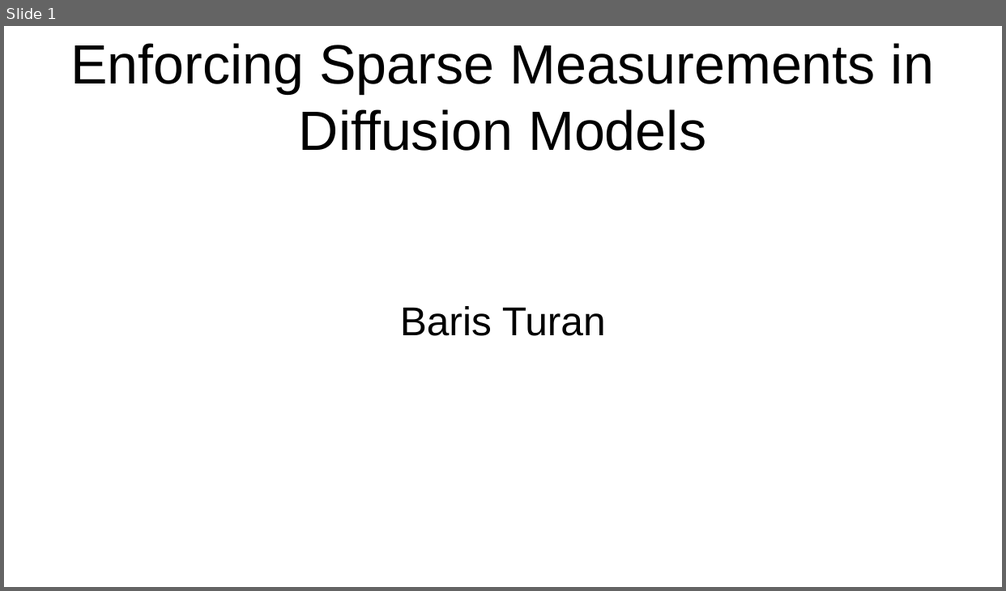
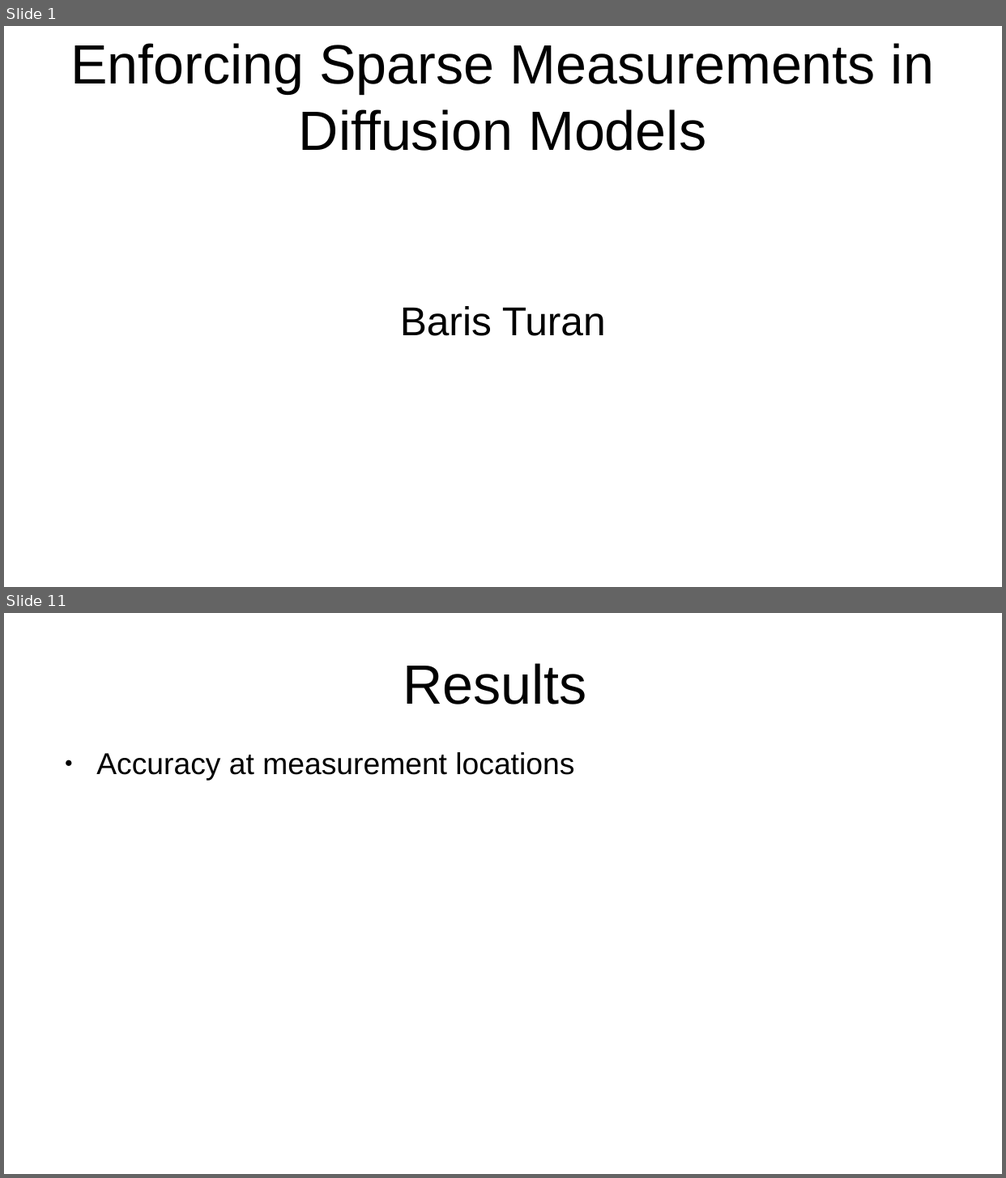
Before and after one commit to baristuran/baris-personal, a slide deck: Enforcing_Sparse_Measurements.odp. Shown one above the other, each under a label of ours: slide 1 before the commit, slides 1 and 11 after it; the slides between them are not shown. The pictures are 1006x591 and 1006x1178 pixels, drawn with LibreOffice and Linux fonts; fonts in the diff are those of the drawing. Boxes give left, top, right and bottom in pixels: in the first picture for what was removed or moved away, otherwise in the second. Text is boxed around its words. In the diff, an @@ line names an element or a change of style, - is before the commit and + after.

```diff
--- a/Enforcing_Sparse_Measurements.odp
+++ b/Enforcing_Sparse_Measurements.odp
@@ slide 11 added at <box>4,613,1002,1174</box>, background #FFFFFF @@
@@ title added at <box>403,663,587,705</box>, 44 pt, text #000000 @@
+Results
@@ text added at <box>96,752,574,781</box>, 24 pt, text #000000 @@
+● Accuracy at measurement locations
```
Also in this commit, not shown: 3 slides changed, 9 other slides added, 3 slides removed, 4 other files.
